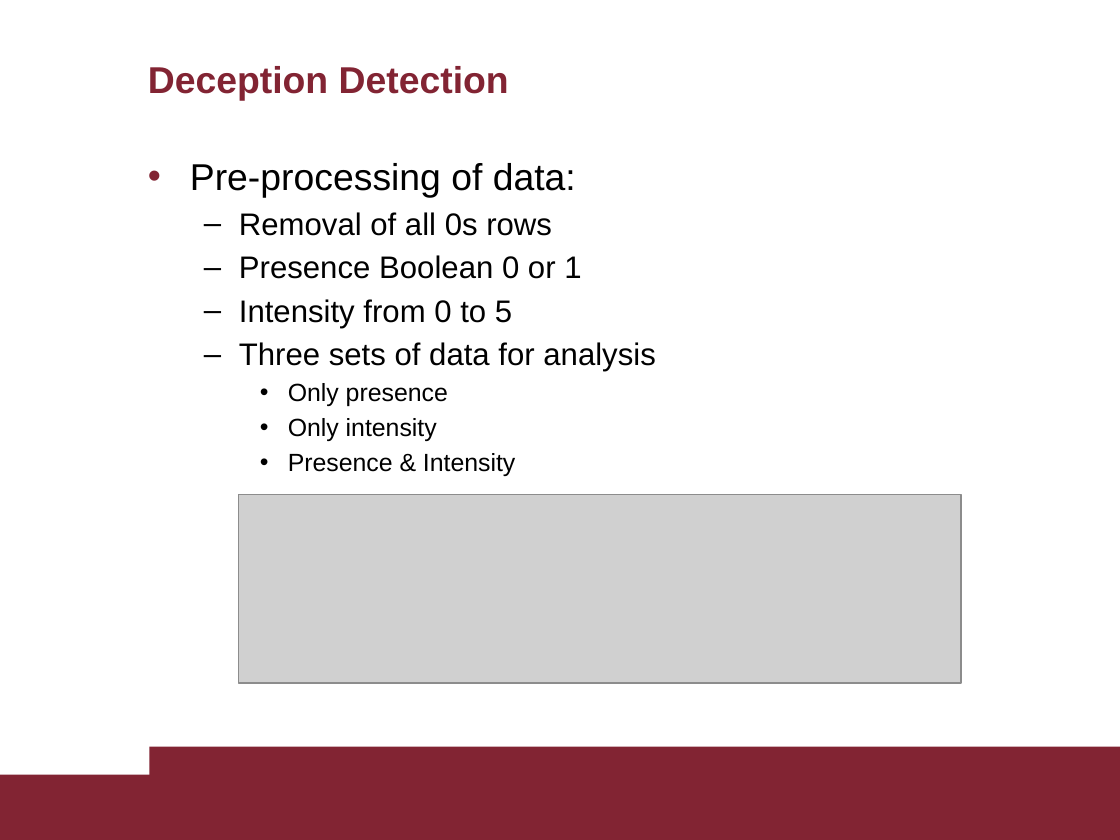
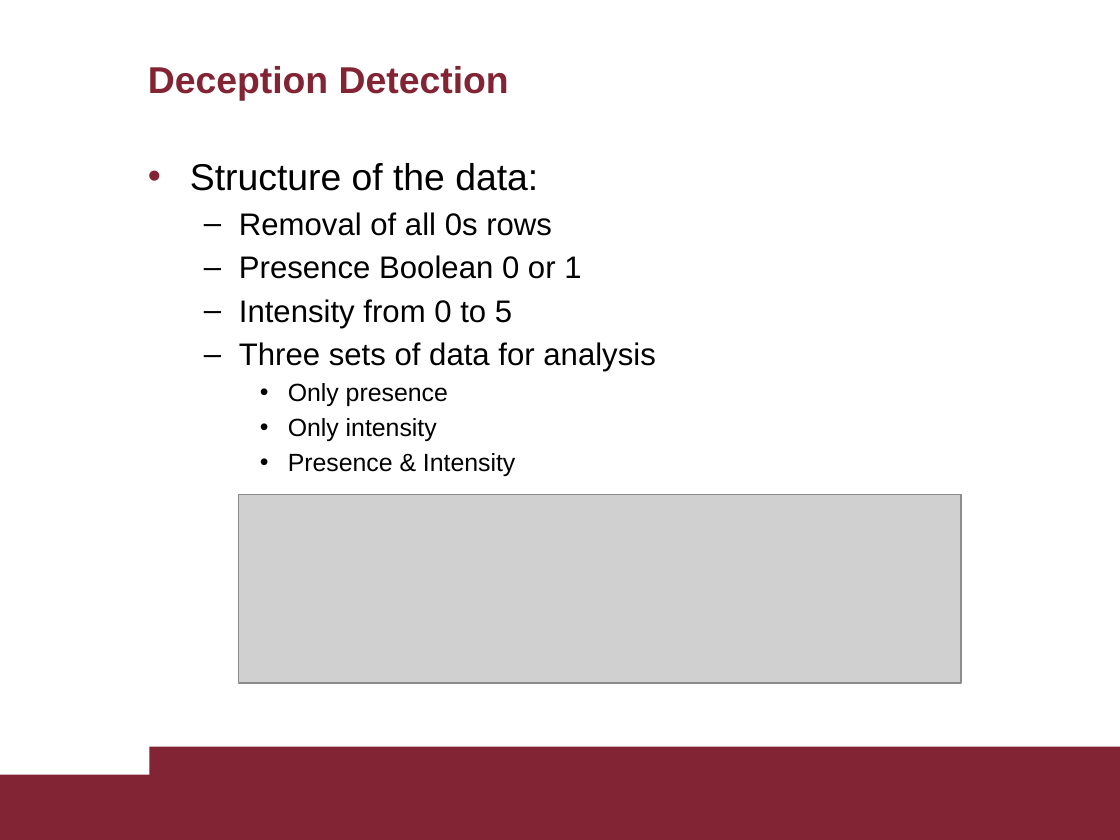
Before and after one commit to AscaL/thesis, a slide deck: slide 19 of Tesi Emanuele Orfanelli 1383726.pptx (slide 18 before the commit). Drawn at 1120x840 pixels with LibreOffice and Linux fonts; fonts in the diff are those of the drawing; grey boxes stand for pictures. Boxes give left, top, right and bottom in pixels: in the first picture for what was removed or moved away, otherwise in the second. Text is boxed around its words. In the diff, an @@ line names an element or a change of style, - is before the commit and + after.

```diff
--- a/Tesi Emanuele Orfanelli 1383726.pptx
+++ b/Tesi Emanuele Orfanelli 1383726.pptx
@@ text at (x1=190, y1=163, x2=538, y2=191): text changed @@
-• Pre-processing of data:
+• Structure of the data:
```
Also in this commit, not shown: 23 other slides changed.
